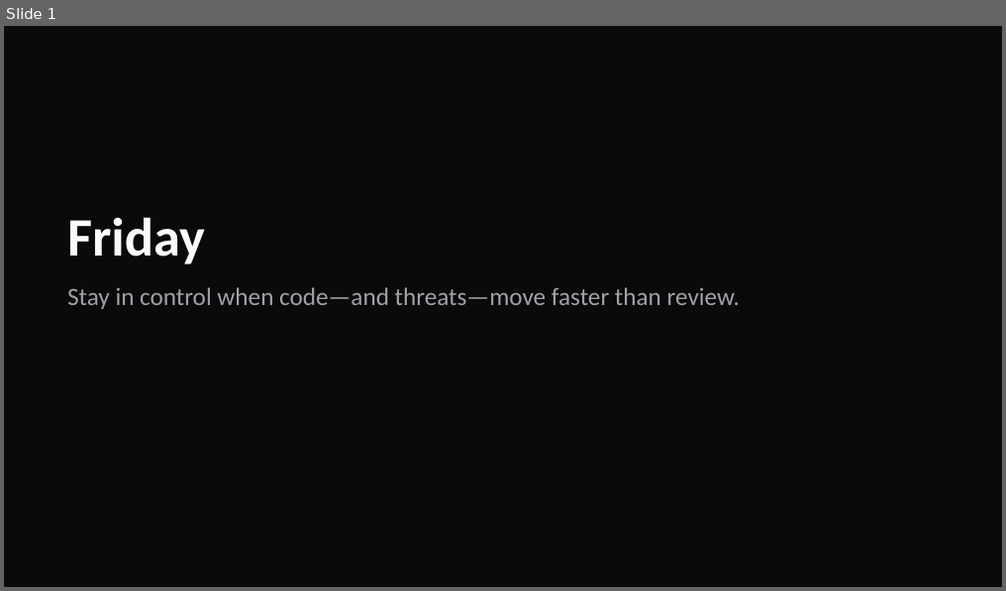
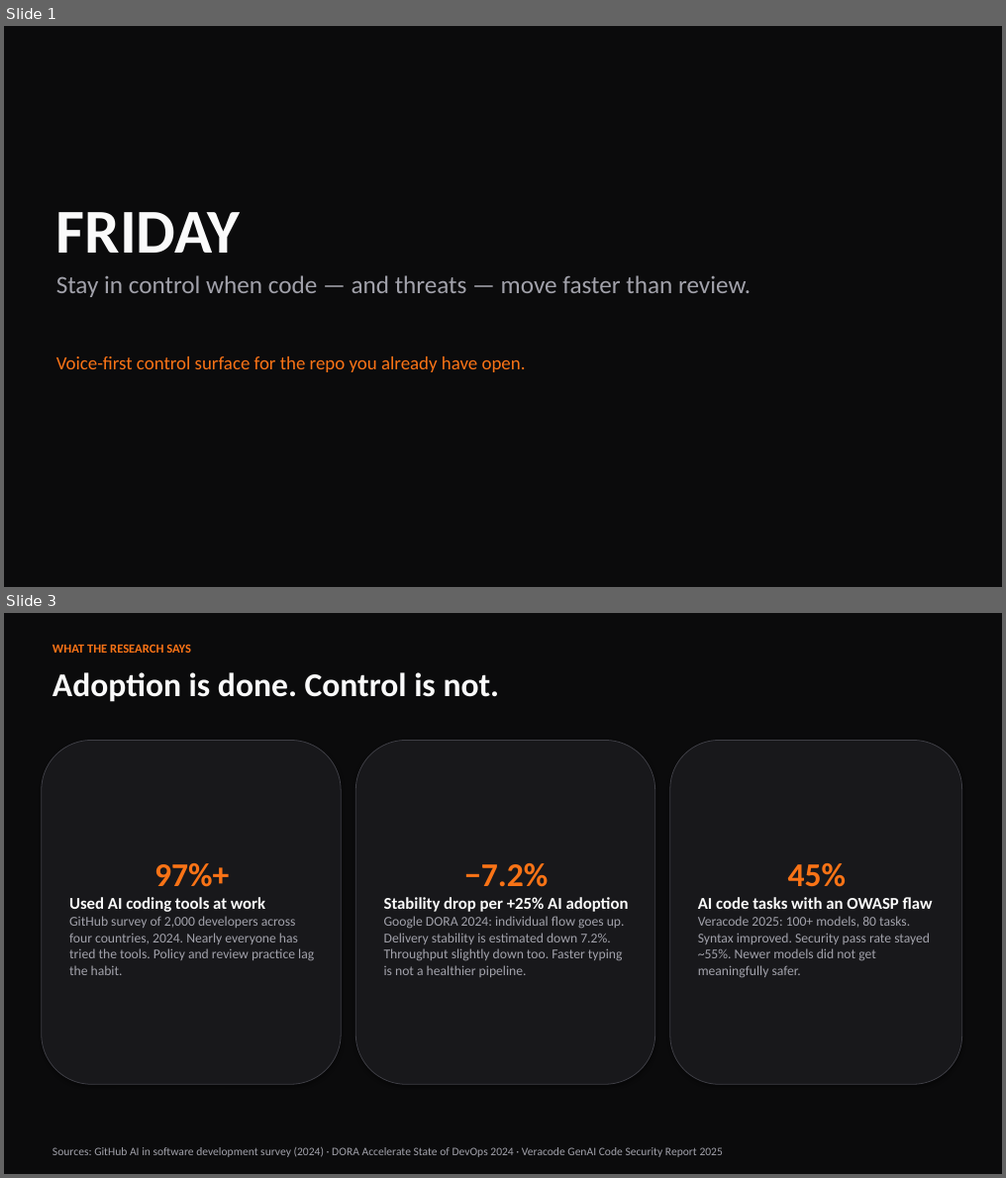
Before and after one commit to hatif03/friday-voice-agent, a slide deck: docs/presentation/Friday-Voice-Agent.pptx. Shown one above the other, each under a label of ours: slide 1 before the commit, slides 1 and 3 after it; the slides between them are not shown. The pictures are 1006x591 and 1006x1178 pixels, drawn with LibreOffice and Linux fonts; fonts in the diff are those of the drawing. Boxes give left, top, right and bottom in pixels: in the first picture for what was removed or moved away, otherwise in the second. Text is boxed around its words. In the diff, an @@ line names an element or a change of style, - is before the commit and + after.

Commit message:
docs: add demo script for Friday voice agent and enhance pitch deck generation
Introduce a comprehensive demo script for showcasing the Friday voice agent's capabilities, emphasizing its interaction with GitHub. Additionally, improve the pitch deck generation script with updated styling and layout adjustments for better presentation quality.

```diff
--- a/docs/presentation/Friday-Voice-Agent.pptx
+++ b/docs/presentation/Friday-Voice-Agent.pptx
@@ slide 3 added at (4, 613, 1002, 1174), background #FFFFFF @@
@@ rectangle added at (4, 613, 1002, 1174), fill #0B0B0C @@
@@ text added at (53, 644, 191, 653), 12 pt, text #F97316, bold @@
+WHAT THE RESEARCH SAYS
@@ text added at (53, 672, 500, 702), 32 pt, text #FAFAFA, bold @@
+Adoption is done. Control is not.
@@ rounded rectangle added at (42, 741, 341, 1084), fill #18181B, outline #3F3F46 0.75 pt, 13 pt, text #A1A1AA @@
+97%+
+Used AI coding tools at work
+GitHub survey of 2,000 developers across four countries, 2024. Nearly everyone has tried the tools. Policy and review practice lag the habit.
@@ rounded rectangle added at (355, 741, 655, 1084), fill #18181B, outline #3F3F46 0.75 pt, 13 pt, text #A1A1AA @@
+−7.2%
+Stability drop per +25% AI adoption
+Google DORA 2024: individual flow goes up. Delivery stability is estimated down 7.2%. Throughput slightly down too. Faster typing is not a healthier pipeline.
@@ rounded rectangle added at (670, 741, 962, 1084), fill #18181B, outline #3F3F46 0.75 pt, 13 pt, text #A1A1AA @@
+45%
+AI code tasks with an OWASP flaw
+Veracode 2025: 100+ models, 80 tasks. Syntax improved. Security pass rate stayed ~55%. Newer models did not get meaningfully safer.
@@ text added at (53, 1148, 723, 1157), 11 pt, text #A1A1AA @@
+Sources: GitHub AI in software development survey (2024) · DORA Accelerate State of DevOps 2024 · Veracode GenAI Code Security Report 2025
@@ slide 1 changed as well @@
@@ background #0A0A0A to #FFFFFF @@
@@ rectangle added at (4, 26, 1002, 587), fill #0B0B0C @@
@@ text at (56, 212, 240, 253): text changed; size 52 to 60 pt @@
-Friday
+FRIDAY
@@ text at (56, 275, 750, 297): spaces changed @@
-Stay in control when code—and threats—move faster than review.
+Stay in control when code — and threats — move faster than review.
@@ text added at (56, 357, 526, 372), 18 pt, text #F97316 @@
+Voice-first control surface for the repo you already have open.
```
Also in this commit, not shown: 9 other slides added, 12 slides removed, 2 other files.
